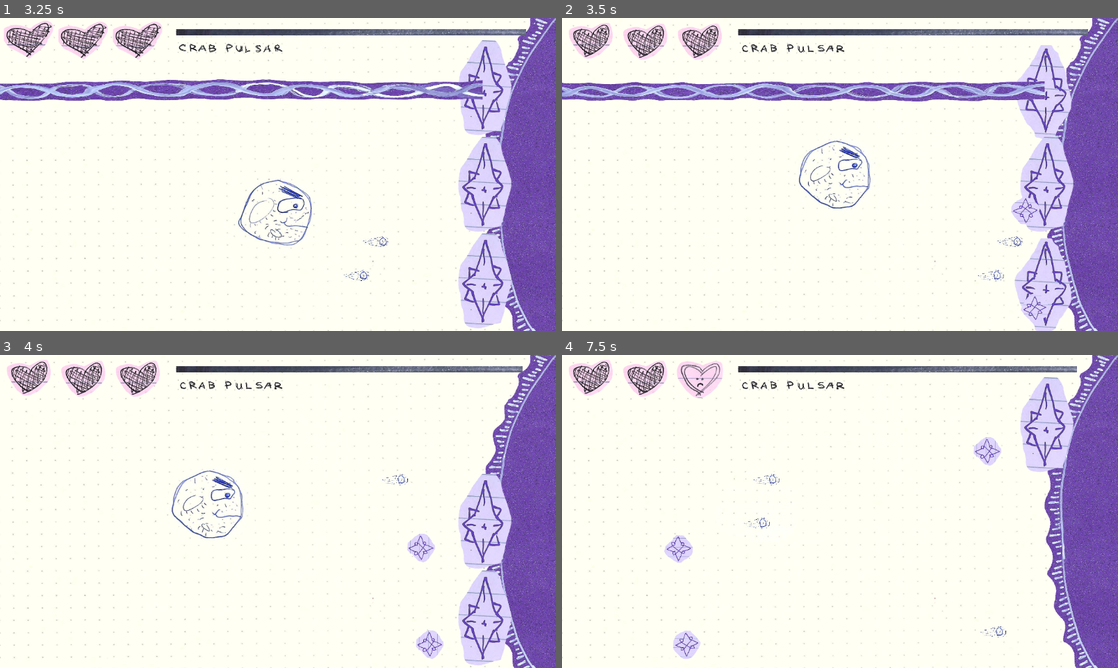
Above: before the commit, frames 1-4 (two rows, left to right).
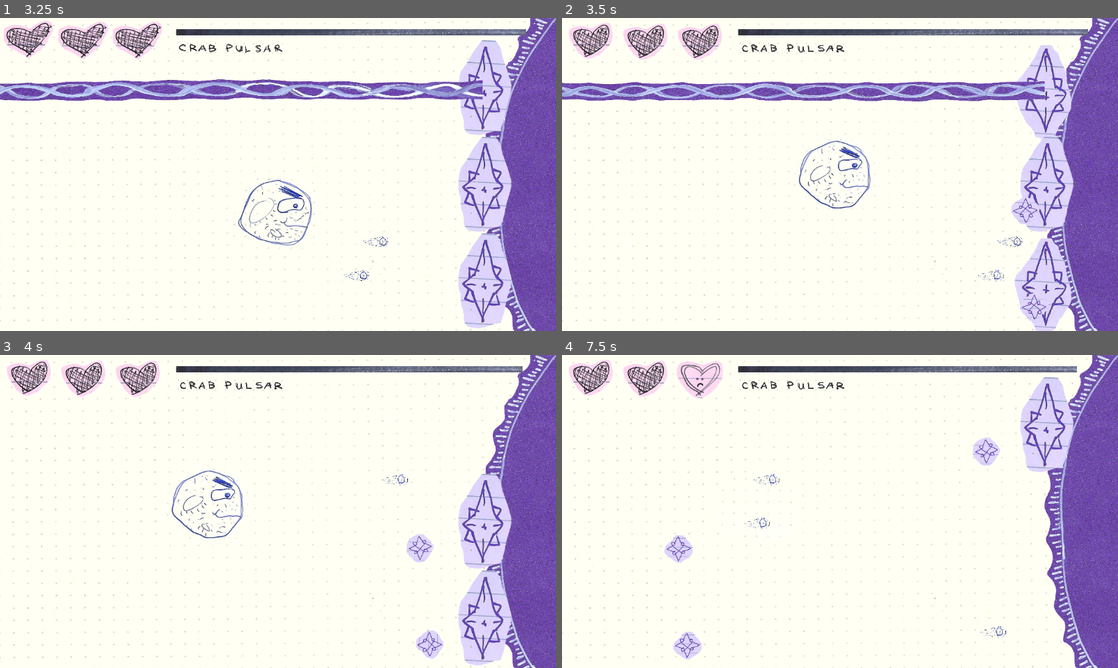
Above: after the commit, the same moments.

Repository: zirons1/Stargazing
Game: Godot game, scene res://levels/crab_battle.tscn
Two runs of this game, one before a commit and one after it. Both use one fixed random seed, a clock stepped at 60 frames per second and the inputs below. This scene is started directly instead of the project's main scene.
Inputs (mouse positions are in pixels of both pictures, inside the frame that each line leads up to):
- Up to frame 1 (3.25 s): move the mouse to (400, 158) at 0.52 s; hold Right (player_right) 0.53-1.28 s; hold Space (space) 0.53-1.28 s; click (400, 158) at 0.67 s; move the mouse to (166, 190) at 1.27 s; hold Down (player_down) 1.28-2.03 s; tap Space (space) at 1.35, 2.85 s; move the mouse to (333, 105) at 2.02 s; hold Right (player_right) 2.03-2.78 s; hold Space (space) 2.03-2.78 s; move the mouse to (250, 237) at 2.77 s; hold Up (player_up) from 2.78 s (still down); click (250, 237) at 2.92 s
- Up to frame 2 (3.5 s): keep holding Up (player_up)
- Up to frame 3 (4 s): move the mouse to (444, 558) at 3.52 s; release Up (player_up) at 3.53 s; hold Left (player_left) from 3.53 s (still down); hold Space (space) from 3.53 s (still down)
- Up to frame 4 (7.5 s): move the mouse to (673, 464) at 4.27 s; release Space (space) at 4.28 s; tap Space (space) at 4.35, 5.85, 7.35 s; move the mouse to (867, 511) at 5.02 s; release Left (player_left) at 5.03 s; hold Down (player_down) 5.03-5.78 s; hold Space (space) 5.03-5.78 s; click (867, 511) at 5.17 s; move the mouse to (756, 433) at 5.77 s; hold Right (player_right) 5.78-6.53 s; move the mouse to (962, 495) at 6.52 s; hold Up (player_up) 6.53-7.28 s; hold Space (space) 6.53-7.28 s; move the mouse to (728, 527) at 7.27 s; hold Right (player_right) from 7.28 s (still down); click (728, 527) at 7.42 s

Frame 1 is identical in both runs. In frame 2, 0.1% of the frame differs, in the area x 82-88%, y 88-98%; in frame 3, 0.2%; in frame 4, 0.3%, in the area x 20-79%, y 26-98%.

Commit message:
Final Boss beginnings

Diff:
--- a/enemies/betel/betelgeuse.tscn
+++ b/enemies/betel/betelgeuse.tscn
@@ -81,7 +81,7 @@
 position = Vector2(1573, 336)
 scale = Vector2(0.776592, 0.776592)
 sprite_frames = SubResource("SpriteFrames_y3283")
-frame_progress = 0.697927
+frame_progress = 0.999162
 script = ExtResource("8_c1q54")
 
 [node name="AnimatedSprite2D2" type="AnimatedSprite2D" parent="SunBlock"]
--- /dev/null
+++ b/enemies/crab/atom.gd
@@ -0,0 +1,33 @@
+extends Node2D
+
+@onready var animated_sprite_2d_1: AnimatedSprite2D = $AnimatedSprite2D1
+@onready var animated_sprite_2d_2: AnimatedSprite2D = $AnimatedSprite2D2
+@onready var animated_sprite_2d_3: AnimatedSprite2D = $AnimatedSprite2D3
+@onready var animated_sprite_2d_4: AnimatedSprite2D = $AnimatedSprite2D4
+
+var velocity : Vector2
+
+func _ready() -> void:
+	animated_sprite_2d_1.play()
+	animated_sprite_2d_2.play()
+	animated_sprite_2d_3.play()
+	animated_sprite_2d_4.play()
+
+func _physics_process(delta: float) -> void:
+	position.x += velocity.x
+	position.y += velocity.y
+
+	rotate(0.02)
+
+	if position.x <= -50:
+		queue_free()
+
+func _on_body_entered(body: Node) -> void:
+	if body is not Player:
+		return
+
+	var player = body as Player
+	if player.iframes:
+		return
+
+	Events.player_hit.emit()
--- /dev/null
+++ b/enemies/crab/atom.tscn
@@ -0,0 +1,61 @@
+[gd_scene load_steps=6 format=3 uid="uid://dsfy876rfp0j2"]
+
+[ext_resource type="Script" path="res://enemies/crab/atom.gd" id="1_2vxdn"]
+[ext_resource type="Texture2D" uid="uid://g82s2niouwrv" path="res://art/paper/atom1.png" id="1_16f0p"]
+[ext_resource type="Texture2D" uid="uid://uycwjm1bqs40" path="res://art/paper/atom2.png" id="2_ndfd5"]
+
+[sub_resource type="SpriteFrames" id="SpriteFrames_4bn0a"]
+animations = [{
+"frames": [{
+"duration": 1.0,
+"texture": ExtResource("1_16f0p")
+}, {
+"duration": 1.0,
+"texture": ExtResource("2_ndfd5")
+}],
+"loop": true,
+"name": &"default",
+"speed": 5.0
+}]
+
+[sub_resource type="CircleShape2D" id="CircleShape2D_yv3c4"]
+radius = 29.1548
+
+[node name="Atom" type="Area2D" groups=["attacks"]]
+script = ExtResource("1_2vxdn")
+
+[node name="AnimatedSprite2D1" type="AnimatedSprite2D" parent="."]
+position = Vector2(0, -200)
+scale = Vector2(0.204, 0.204)
+sprite_frames = SubResource("SpriteFrames_4bn0a")
+
+[node name="AnimatedSprite2D2" type="AnimatedSprite2D" parent="."]
+position = Vector2(-200, 0)
+scale = Vector2(0.204, 0.204)
+sprite_frames = SubResource("SpriteFrames_4bn0a")
+
+[node name="AnimatedSprite2D3" type="AnimatedSprite2D" parent="."]
+position = Vector2(0, 200)
+scale = Vector2(0.204, 0.204)
+sprite_frames = SubResource("SpriteFrames_4bn0a")
+
+[node name="AnimatedSprite2D4" type="AnimatedSprite2D" parent="."]
+position = Vector2(200, 0)
+scale = Vector2(0.204, 0.204)
+sprite_frames = SubResource("SpriteFrames_4bn0a")
+
+[node name="CollisionShape2D2" type="CollisionShape2D" parent="." groups=["attacks"]]
+position = Vector2(0, -200)
+shape = SubResource("CircleShape2D_yv3c4")
+
+[node name="CollisionShape2D1" type="CollisionShape2D" parent="." groups=["attacks"]]
+position = Vector2(-200, 0)
+shape = SubResource("CircleShape2D_yv3c4")
+
+[node name="CollisionShape2D3" type="CollisionShape2D" parent="." groups=["attacks"]]
+position = Vector2(0, 200)
+shape = SubResource("CircleShape2D_yv3c4")
+
+[node name="CollisionShape2D4" type="CollisionShape2D" parent="." groups=["attacks"]]
+position = Vector2(200, 0)
+shape = SubResource("CircleShape2D_yv3c4")
--- a/enemies/crab/spinner.tscn
+++ b/enemies/crab/spinner.tscn
@@ -51,7 +51,7 @@
 [node name="AnimatedSprite2D" type="AnimatedSprite2D" parent="."]
 scale = Vector2(0.188679, 0.188679)
 sprite_frames = SubResource("SpriteFrames_4hjj5")
-frame_progress = 0.278504
+frame_progress = 0.742159
 
 [node name="CollisionShape2D" type="CollisionShape2D" parent="."]
 shape = SubResource("CircleShape2D_0xkt2")
--- /dev/null
+++ b/enemies/sag/sag_a.gd
@@ -0,0 +1,36 @@
+class_name Sag
+extends CharacterBody2D
+
+signal end_move
+
+@onready var animated_sprite_2d: AnimatedSprite2D = $AnimatedSprite2D
+@onready var animated_sprite_2d_1: AnimatedSprite2D = $AnimatedSprite2D1
+@onready var animated_sprite_2d_2: AnimatedSprite2D = $AnimatedSprite2D2
+
+@onready var timer: Timer = $Timer
+
+@export var health : int
+
+var disabled := false
+
+func _ready() -> void:
+	animated_sprite_2d.play()
+	animated_sprite_2d_1.play()
+	animated_sprite_2d_2.play()
+
+func _on_area_2d_body_entered(body: Node2D) -> void:
+	if disabled:
+		return
+	#print("player_hit sun")
+	Events.player_hit.emit()
+
+func creep() -> void:
+	var tween := create_tween()
+	tween.tween_property(self, "position", Vector2.LEFT * 100, 2.0)
+
+func move() -> void:
+	disabled = true
+
+	var tween := create_tween()
+	tween.tween_property(self, "position", Vector2.LEFT * 2500, 2.0)
+	tween.finished.connect(func(): end_move.emit())
--- /dev/null
+++ b/enemies/sag/sag_a.tscn
@@ -0,0 +1,61 @@
+[gd_scene load_steps=7 format=3 uid="uid://bx0xaebg4adaj"]
+
+[ext_resource type="Script" path="res://enemies/sag/sag_a.gd" id="1_qvbld"]
+[ext_resource type="Texture2D" uid="uid://kqbn3pu7ctsh" path="res://art/paper/sag.png" id="2_iv20a"]
+[ext_resource type="Texture2D" uid="uid://bkfacxxykgvhw" path="res://art/paper/sag2.png" id="3_5coka"]
+
+[sub_resource type="SpriteFrames" id="SpriteFrames_gjm88"]
+animations = [{
+"frames": [{
+"duration": 1.0,
+"texture": ExtResource("2_iv20a")
+}, {
+"duration": 1.0,
+"texture": ExtResource("3_5coka")
+}],
+"loop": true,
+"name": &"default",
+"speed": 2.0
+}]
+
+[sub_resource type="RectangleShape2D" id="RectangleShape2D_mpxws"]
+size = Vector2(1247, 662)
+
+[sub_resource type="RectangleShape2D" id="RectangleShape2D_d5quw"]
+size = Vector2(1248, 665)
+
+[node name="SagA" type="CharacterBody2D"]
+collision_layer = 8
+script = ExtResource("1_qvbld")
+health = 25
+
+[node name="AnimatedSprite2D" type="AnimatedSprite2D" parent="."]
+position = Vector2(1242, 323)
+scale = Vector2(0.316113, 0.275782)
+sprite_frames = SubResource("SpriteFrames_gjm88")
+
+[node name="CollisionShape2D" type="CollisionShape2D" parent="."]
+position = Vector2(1704.5, 322)
+shape = SubResource("RectangleShape2D_mpxws")
+
+[node name="Area2D" type="Area2D" parent="."]
+position = Vector2(-31, 5)
+collision_layer = 8
+
+[node name="CollisionShape2D" type="CollisionShape2D" parent="Area2D"]
+position = Vector2(1734, 317.5)
+shape = SubResource("RectangleShape2D_d5quw")
+
+[node name="AnimatedSprite2D1" type="AnimatedSprite2D" parent="."]
+position = Vector2(1671, 318)
+rotation = 3.14159
+scale = Vector2(0.316113, 0.275782)
+sprite_frames = SubResource("SpriteFrames_gjm88")
+flip_h = true
+
+[node name="AnimatedSprite2D2" type="AnimatedSprite2D" parent="."]
+position = Vector2(2072, 319)
+scale = Vector2(0.316113, 0.275782)
+sprite_frames = SubResource("SpriteFrames_gjm88")
+
+[connection signal="body_entered" from="Area2D" to="." method="_on_area_2d_body_entered"]
--- a/levels/crab_battle.gd
+++ b/levels/crab_battle.gd
@@ -11,8 +11,6 @@
 @onready var replay: AnimatedSprite2D = $Replay
 
 @onready var stats_ui: StatsUI = $StatsUI
-
-@onready var timer: Timer = $Timer
 
 const SPINNER_SPEED : int = -3
 
--- a/levels/crab_battle.tscn
+++ b/levels/crab_battle.tscn
@@ -29,9 +29,5 @@
 
 [node name="StatsUI" parent="." instance=ExtResource("4_q7pix")]
 
-[node name="Timer" type="Timer" parent="."]
-wait_time = 2.0
-autostart = true
-
 [node name="Replay" parent="." instance=ExtResource("8_rwrax")]
 visible = false
--- /dev/null
+++ b/levels/sag_battle.gd
@@ -0,0 +1,113 @@
+extends Node2D
+
+@export var laser_scene: PackedScene
+@export var path_to_sag : String
+
+@onready var player: CharacterBody2D = $Player
+@onready var sag_a: Sag = $SagA
+
+@onready var replay: AnimatedSprite2D = $Replay
+
+@onready var stats_ui: StatsUI = $StatsUI
+
+@onready var atom_timer: Timer = $AtomTimer
+
+const SPINNER_SPEED : int = -3
+
+var flip : int = 1
+
+var stop := false
+
+func _ready() -> void:
+	Events.health_zero.connect(game_over)
+	Events.star_dead.connect(victory)
+	stats_ui.set_enemy_max(sag_a.health)
+	stats_ui.set_star_health_name(3)
+	stats_ui.player_health.set_health(Events.player_health)
+	player.position = Events.player_pos
+
+#func pulsar(pulse_pos : int) -> void:
+	#if stop:
+		#return
+	#
+	#var pulse = pulse_scene.instantiate()
+	#var vector := Vector2(1000, pulse_pos)
+	#pulse.position = vector
+	#var do_beam := randf() > 0.55
+	#pulse.do_beam = do_beam
+	#add_child(pulse)
+	#
+	#if not do_beam:
+		#spinner_out(pulse.position)
+	#
+	#get_tree().create_timer(randf_range(2.5, 4.5)).timeout.connect(func(): pulsar(pulse_pos))
+	#var percent_enemy_health = stats_ui.enemy_health.value / crab_pulsar.health
+	#pulse_position.y += [-50, 50].pick_random()
+	#
+	#if percent_enemy_health  > 0.7:
+		#var spinner := spinner_scene.instantiate()
+		#spinner.position = pulse_position
+		#spinner.velocity = Vector2(SPINNER_SPEED, 0)
+		#get_tree().create_timer(1.0).timeout.connect(
+		#func():
+			#if not stop:
+				#add_child(spinner)
+		#)
+	#else:
+		#var spinner := spinner_scene.instantiate()
+		#spinner.position = pulse_position
+		#spinner.velocity = Vector2(SPINNER_SPEED, 0)
+		#get_tree().create_timer(0.2).timeout.connect(
+		#func():
+			#if not stop:
+				#add_child(spinner)
+		#)
+		#var spinner2 := spinner_scene.instantiate()
+		#spinner2.position = pulse_position
+		#spinner2.velocity = Vector2(SPINNER_SPEED, 0)
+		#get_tree().create_timer(1.3).timeout.connect(
+		#func():
+			#if not stop:
+				#add_child(spinner2)
+		#)
+
+func _input(event: InputEvent) -> void:
+	if stop:
+		return
+
+	if event.is_action_pressed("space"):
+		var laser := laser_scene.instantiate()
+
+		flip = -1 if flip == 1 else 1
+		laser.position = Vector2(player.position.x + 10, player.position.y + (45 * flip))
+		laser.velocity = Vector2(10, 0)
+
+		add_child(laser)
+
+func game_over() -> void:
+	print("game over")
+	stop = true
+	player.disabled = true
+	replay.show()
+	Events.reset_player_health()
+	Events.reset_player_pos()
+
+	for attack in get_tree().get_nodes_in_group("attacks"):
+		attack.queue_free()
+
+func victory() -> void:
+	print("victory")
+	stop = true
+	player.disabled = true
+	Events.player_pos = player.position
+
+	for attack in get_tree().get_nodes_in_group("attacks"):
+		attack.queue_free()
+
+	sag_a.move()
+	sag_a.end_move.connect(finale)
+
+# TODO
+func finale() -> void:
+	#get_tree().change_scene_to_file(path_to_sag)
+	replay.show()
--- /dev/null
+++ b/levels/sag_battle.tscn
@@ -0,0 +1,31 @@
+[gd_scene load_steps=7 format=3 uid="uid://dtgme2ncv1tkn"]
+
+[ext_resource type="Script" path="res://levels/sag_battle.gd" id="1_hhhv4"]
+[ext_resource type="PackedScene" uid="uid://b1yc1xt8x0lai" path="res://ui/background.tscn" id="1_lrnvj"]
+[ext_resource type="PackedScene" uid="uid://cnx8qqobenu6d" path="res://player/player.tscn" id="3_1xy3x"]
+[ext_resource type="PackedScene" uid="uid://bx0xaebg4adaj" path="res://enemies/sag/sag_a.tscn" id="3_mwmmq"]
+[ext_resource type="PackedScene" uid="uid://bfekoufulm8oc" path="res://ui/stats_ui.tscn" id="4_stbg0"]
+[ext_resource type="PackedScene" uid="uid://i80tol53jjq0" path="res://ui/replay.tscn" id="5_p227a"]
+
+[node name="SagBattle" type="Node2D"]
+script = ExtResource("1_hhhv4")
+
+[node name="AtomTimer" type="Timer" parent="."]
+wait_time = 1.2
+autostart = true
+
+[node name="Background" parent="." instance=ExtResource("1_lrnvj")]
+position = Vector2(576, 323)
+scale = Vector2(0.501447, 0.431613)
+
+[node name="SagA" parent="." instance=ExtResource("3_mwmmq")]
+
+[node name="Player" parent="." instance=ExtResource("3_1xy3x")]
+position = Vector2(92, 301)
+collision_mask = 16
+can_dash = true
+
+[node name="StatsUI" parent="." instance=ExtResource("4_stbg0")]
+
+[node name="Replay" parent="." instance=ExtResource("5_p227a")]
+visible = false
--- a/ui/stats_ui.gd
+++ b/ui/stats_ui.gd
@@ -7,6 +7,7 @@
 @onready var sun_health_name: AnimatedSprite2D = $SunHealthName
 @onready var betel_health_name: AnimatedSprite2D = $BetelgeuseHealthName
 @onready var crab_health_name: AnimatedSprite2D = $CrabHealthName
+@onready var sag_health_name: AnimatedSprite2D = $SagHealthName
 
 var curr : AnimatedSprite2D
 
@@ -33,3 +34,7 @@
 		crab_health_name.show()
 		crab_health_name.play()
 		curr = crab_health_name
+	elif star == 3:
+		sag_health_name.show()
+		sag_health_name.play()
+		curr = sag_health_name
--- a/ui/stats_ui.tscn
+++ b/ui/stats_ui.tscn
@@ -18,6 +18,8 @@
 [ext_resource type="Texture2D" uid="uid://btildr07t0u23" path="res://art/paper/betel_health2.png" id="14_xgms3"]
 [ext_resource type="Texture2D" uid="uid://c4x364yohcfrt" path="res://art/paper/crab_health1.png" id="17_ejble"]
 [ext_resource type="Texture2D" uid="uid://053h0hiwefsm" path="res://art/paper/crab_health2.png" id="18_y2osf"]
+[ext_resource type="Texture2D" uid="uid://dgnwvrxmokc1q" path="res://art/paper/sag_name1.png" id="19_o3fm8"]
+[ext_resource type="Texture2D" uid="uid://cvpqvhv1y0qxi" path="res://art/paper/sag_name2.png" id="20_dybb8"]
 
 [sub_resource type="SpriteFrames" id="SpriteFrames_i08lj"]
 animations = [{
@@ -94,7 +96,7 @@
 "speed": 5.0
 }]
 
-[sub_resource type="SpriteFrames" id="SpriteFrames_0qf6d"]
+[sub_resource type="SpriteFrames" id="SpriteFrames_s3gpu"]
 animations = [{
 "frames": [{
 "duration": 1.0,
@@ -102,6 +104,20 @@
 }, {
 "duration": 1.0,
 "texture": ExtResource("18_y2osf")
+}],
+"loop": true,
+"name": &"default",
+"speed": 5.0
+}]
+
+[sub_resource type="SpriteFrames" id="SpriteFrames_0qf6d"]
+animations = [{
+"frames": [{
+"duration": 1.0,
+"texture": ExtResource("19_o3fm8")
+}, {
+"duration": 1.0,
+"texture": ExtResource("20_dybb8")
 }],
 "loop": true,
 "name": &"default",
@@ -165,4 +181,10 @@
 visible = false
 position = Vector2(478, 63)
 scale = Vector2(0.331579, 0.331579)
+sprite_frames = SubResource("SpriteFrames_s3gpu")
+
+[node name="SagHealthName" type="AnimatedSprite2D" parent="."]
+visible = false
+position = Vector2(506, 64)
+scale = Vector2(0.331579, 0.331579)
 sprite_frames = SubResource("SpriteFrames_0qf6d")
Binary file added: art/paper/atom1.png
Binary file added: art/paper/atom2.png
Binary file added: art/paper/sag.png
Binary file added: art/paper/sag2.png
Binary file added: art/paper/sag_name1.png
Binary file added: art/paper/sag_name2.png
Not shown: 1 places in ui/stats_ui.tscn that only renumber resources
